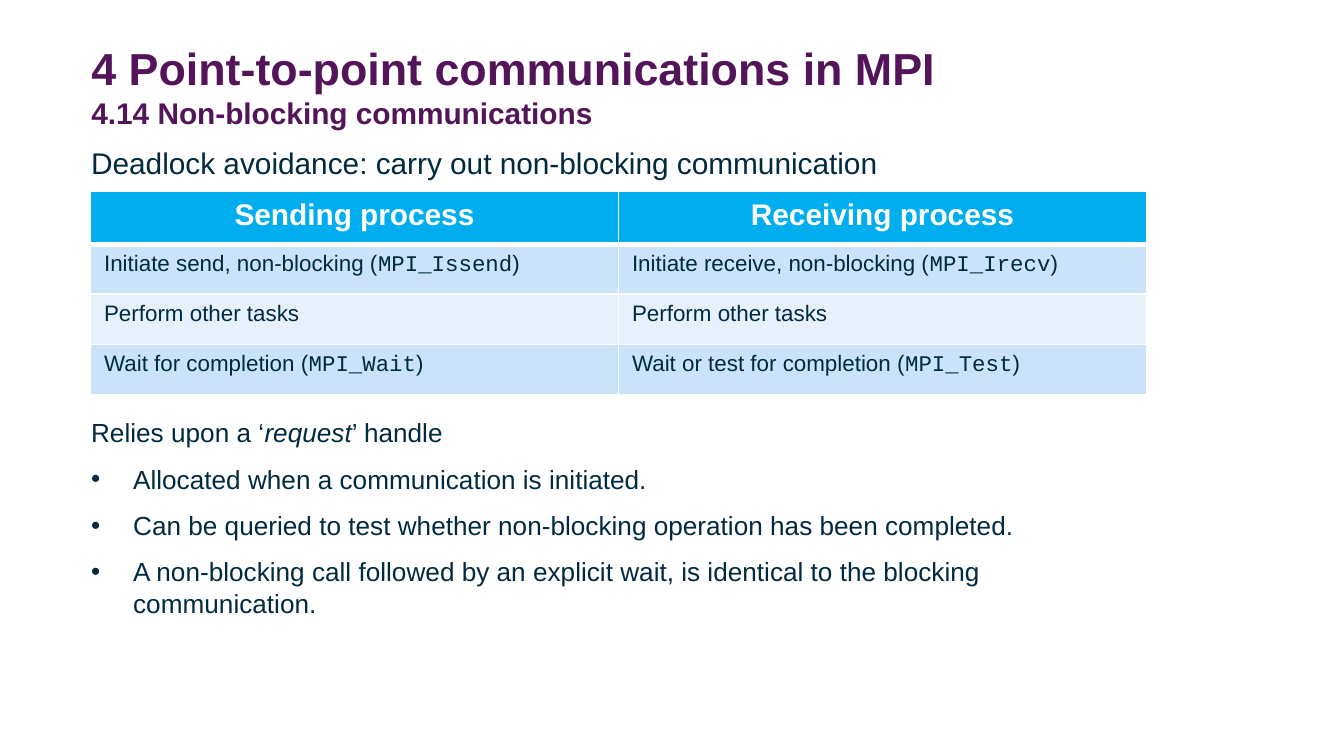
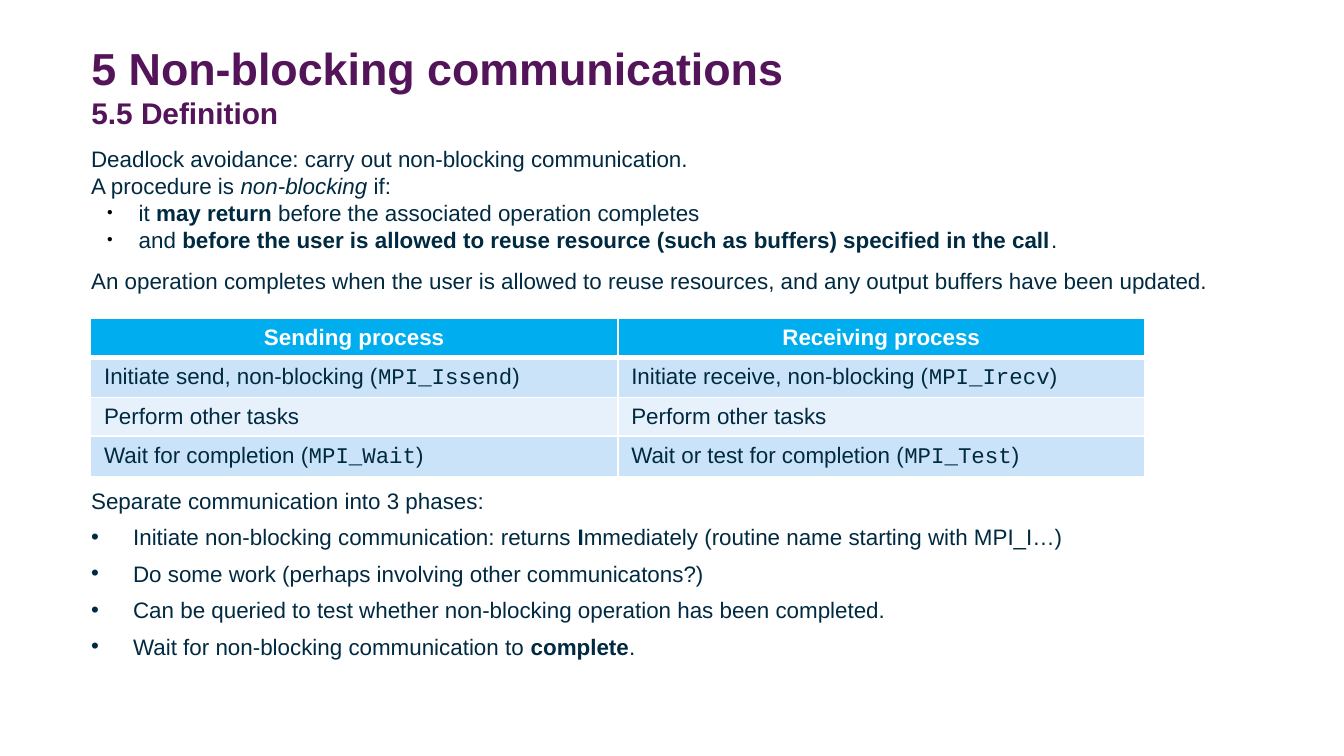
Before and after one commit to DurhamARC-Training/BasicParallelProgramming, a slide deck: slide 54 of OpenMPMPIShortCourse_Spring2026.odp (slide 52 before the commit). Drawn at 1344x756 pixels with LibreOffice and Linux fonts; fonts in the diff are those of the drawing; background and template pictures are left out. Boxes give left, top, right and bottom in pixels: in the first picture for what was removed or moved away, otherwise in the second. Text is boxed around its words. In the diff, an @@ line names an element or a change of style, - is before the commit and + after.

```diff
--- a/OpenMPMPIShortCourse_Spring2026.odp
+++ b/OpenMPMPIShortCourse_Spring2026.odp
@@ title at (91, 52, 783, 125): text changed @@
-4 Point-to-point communications in MPI
-4.14 Non-blocking communications
+5 Non-blocking communications
+5.5 Definition
@@ text at (91, 150, 1207, 587): text changed; size 14 to 12 pt @@
-Deadlock avoidance: carry out non-blocking communication
-Relies upon a ‘request’ handle
-• Allocated when a communication is initiated.
+Deadlock avoidance: carry out non-blocking communication.
+A procedure is non-blocking if:
+● it may return before the associated operation completes
+● and before the user is allowed to reuse resource (such as buffers) specified in the call.
+An operation completes when the user is allowed to reuse resources, and any output buffers have been updated.
+Separate communication into 3 phases:
+• Initiate non-blocking communication: returns Immediately (routine name starting with MPI_I…)
+• Do some work (perhaps involving other communicatons?)
@@ table at (90, 319, 1144, 477) @@
@@ size 16 to 12 pt in "Sending process", "Receiving process" @@
@@ table: place and size @@
-table at (90, 191, 1146, 394)
+table at (90, 319, 1144, 477)
@@ text at (133, 601, 885, 623): size 14 to 12 pt in "Can be queried to test whether non-blocking ..."; less space between paragraphs @@
@@ text at (133, 638, 636, 660): text changed; size 14 to 12 pt @@
-• A non-blocking call followed by an explicit wait, is identical to the blocking communication.
+• Wait for non-blocking communication to complete.
```
Also in this commit, not shown: 41 other slides changed, 2 slides added, 1 other file.
